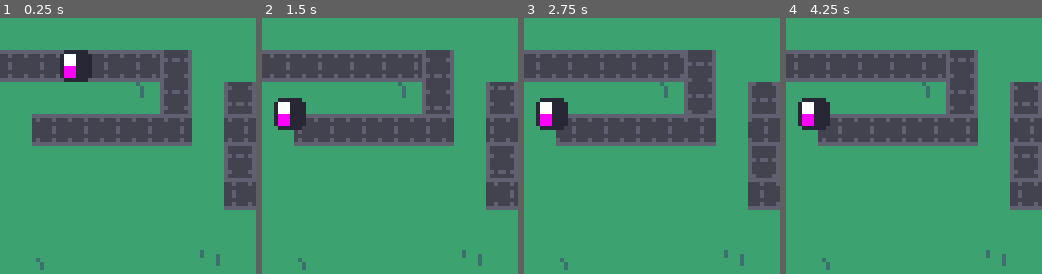
Above: before the commit, frames 1-4 (left to right).
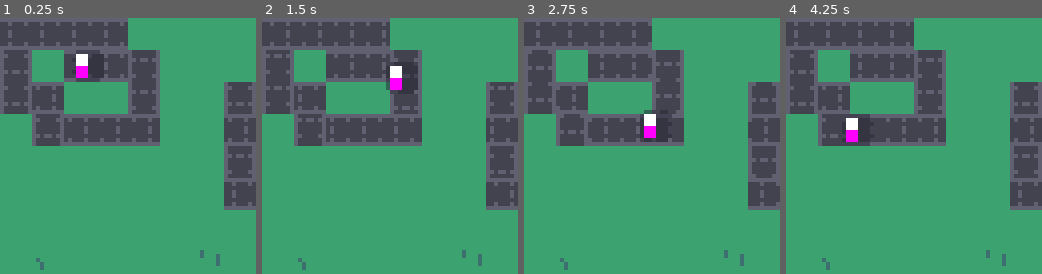
Above: after the commit, the same moments.

Repository: gheja/boxez
Game: Godot game, scene res://scenes/main_screen.tscn
Two runs of this game, one before a commit and one after it. Both use one fixed random seed, a clock stepped at 60 frames per second and the inputs below.
Inputs:
- Up to frame 1 (0.25 s): no input
- Up to frame 2 (1.5 s): no input
- Up to frame 3 (2.75 s): no input
- Up to frame 4 (4.25 s): no input

The runs differ from the first frame. In frame 1, 21% of the frame differs, in the area x 0-75%, y 0-50%; in frame 2, 20%; in frame 3, 20%; in frame 4, 21%.

Commit message:
Redone the belt transport logic a bit - still could be better

Diff:
--- a/src/scenes/level_1.tscn
+++ b/src/scenes/level_1.tscn
@@ -11,9 +11,9 @@
 layer_0/name = "Ground"
 layer_0/tile_data = PackedInt32Array(0, 1, 0, 1, 1, 0, 2, 1, 0, 3, 1, 0, 4, 1, 0, 5, 1, 0, 6, 1, 0, 7, 1, 0, 8, 1, 0, 9 …(9332 unchanged characters)…
 layer_1/name = "Belts"
-layer_1/tile_data = PackedInt32Array(65536, 1, 1, 65537, 1, 1, 65538, 1, 1, 65539, 1, 1, 65540, 1, 1, 65541, 1, 1342177281, 131077, 1, 1342177281, 196613, 1, 268435457, 196609, 1, 268435457, 196610, 1, 268435457, 196611, 1, 268435457, 196612, 1, 268435457)
+layer_1/tile_data = PackedInt32Array(65538, 1, 1, 65539, 1, 1, 196610, 1, 268435457, 196611, 1, 268435457, 65540, 1, 1342177281, 131076, 1, 1342177281, 196612, 1, 805306369, 1, 1, 1, 2, 1, 1, 3, 1, 1, 196609, 1, 1610612737, 131073, 1, 805306369, 131072, 1, 1610612737, 65536, 1, 1610612737, 0, 1, 1)
 
 [node name="ObjectsContainer" type="Node2D" parent="."]
 
 [node name="ObjObject" parent="ObjectsContainer" instance=ExtResource("2_llnqx")]
-position = Vector2(4, 12)
+position = Vector2(20, 12)
--- a/src/scenes/obj_object.gd
+++ b/src/scenes/obj_object.gd
@@ -1,6 +1,14 @@
 extends Node2D
 
+var belt_velocity = Vector2.ZERO
+var n = 0
+
 func _process(_delta):
+	n += 1
+
+	if n % 6:
+		return
+
 	var a = Lib.get_first_group_member("main_tilemaps") as TileMap
 
 	var cell_coord = a.local_to_map(self.position)
@@ -18,16 +26,29 @@
 	var flip_h = alt_id & TileSetAtlasSource.TRANSFORM_FLIP_H > 0
 	var rotated = alt_id & TileSetAtlasSource.TRANSFORM_TRANSPOSE > 0
 
+	if not rotated and not flip_h: # >
+		belt_velocity.x = 5
+	elif not rotated and flip_h: # <
+		belt_velocity.x = -5
+	elif rotated and not flip_h: # ^
+		belt_velocity.y = -5
+	elif rotated and flip_h: # v
+		belt_velocity.y = 5
+	# else:
+	# 	?!
+
 	var v = Vector2.ZERO
 
-	if not rotated and not flip_h: # >
-		v = Vector2(1, 0)
-	elif not rotated and flip_h: # <
-		v = Vector2(-1, 0)
-	elif rotated and not flip_h: # ^
-		v = Vector2(0, -1)
-	elif rotated and flip_h: # v
-		v = Vector2(0, 1)
-	# else:
-	# 	?!
+	if belt_velocity.x > 0:
+		v.x = 1
+	elif belt_velocity.x < 0:
+		v.x = -1
+
+	if belt_velocity.y > 0:
+		v.y = 1
+	elif belt_velocity.y < 0:
+		v.y = -1
+
 	self.position += v
+
+	belt_velocity -= v
--- a/src/scenes/obj_object.tscn
+++ b/src/scenes/obj_object.tscn
@@ -9,6 +9,7 @@
 [node name="Visuals" type="Node2D" parent="."]
 
 [node name="ShadowSprite" type="Sprite2D" parent="Visuals"]
+modulate = Color(1, 1, 1, 0.501961)
 texture = ExtResource("1_5md4c")
 hframes = 45
 vframes = 20
